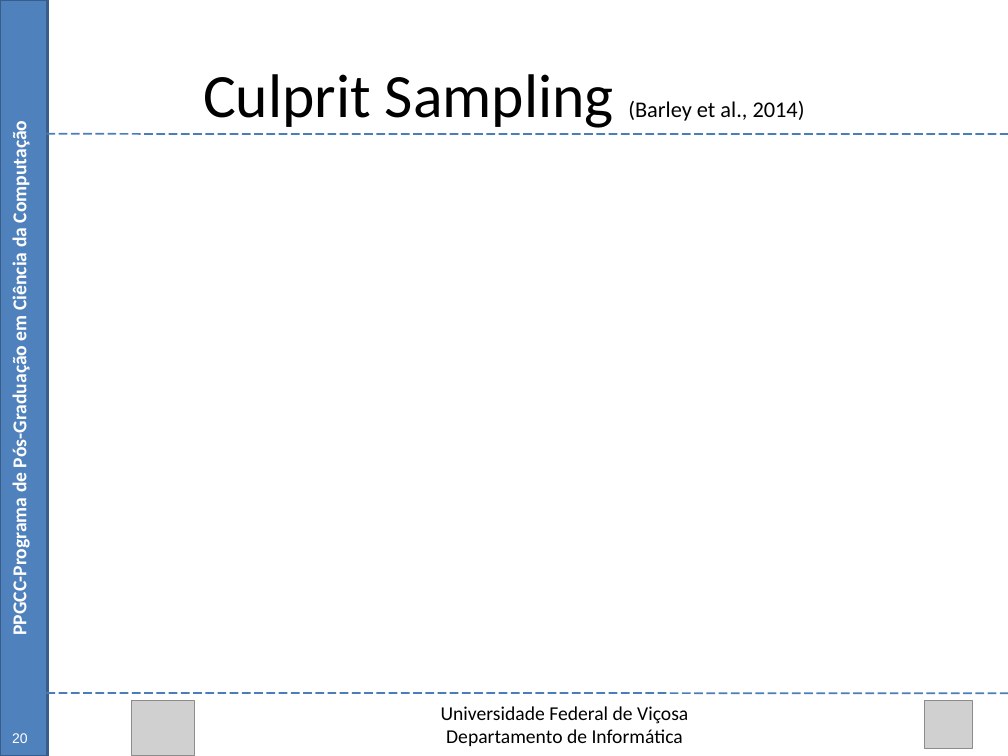
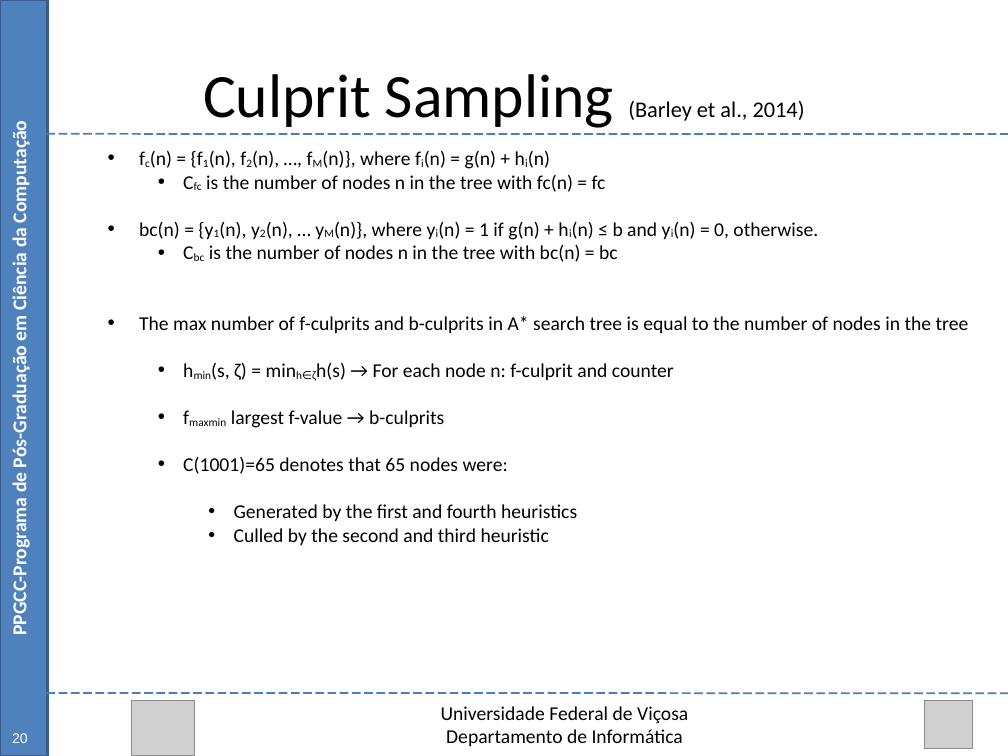
Before and after one commit to Marvinsky/research-marvin, a slide deck: slide 37 of latex/odp/dissertation_v4.odp. Drawn at 1008x756 pixels with LibreOffice and Linux fonts; fonts in the diff are those of the drawing; grey boxes stand for pictures. Boxes give left, top, right and bottom in pixels: in the first picture for what was removed or moved away, otherwise in the second. Text is boxed around its words. In the diff, an @@ line names an element or a change of style, - is before the commit and + after.

```diff
--- a/latex/odp/dissertation_v4.odp
+++ b/latex/odp/dissertation_v4.odp
@@ text added at [139,151,969,545], 14 pt, text #000000 @@
+  • fc(n) = {f1(n), f2(n), …, fM(n)}, where fi(n) = g(n) + hi(n)
+    • Cfc is the number of nodes n in the tree with fc(n) = fc
+  • bc(n) = {y1(n), y2(n), … yM(n)}, where yi(n) = 1 if g(n) + hi(n) ≤ b and yi(n) = 0, otherwise.
+    • Cbc is the number of nodes n in the tree with bc(n) = bc
+  • The max number of f-culprits and b-culprits in A* search tree is equal to the number of nodes in the tree
+    • hmin(s, ζ) = minh∈ζh(s) → For each node n: f-culprit and counter
+    • fmaxmin largest f-value → b-culprits
+    • C(1001)=65 denotes that 65 nodes were:
+      • Generated by the first and fourth heuristics
+      • Culled by the second and third heuristic
```
Also in this commit, not shown: 2 other slides changed.
